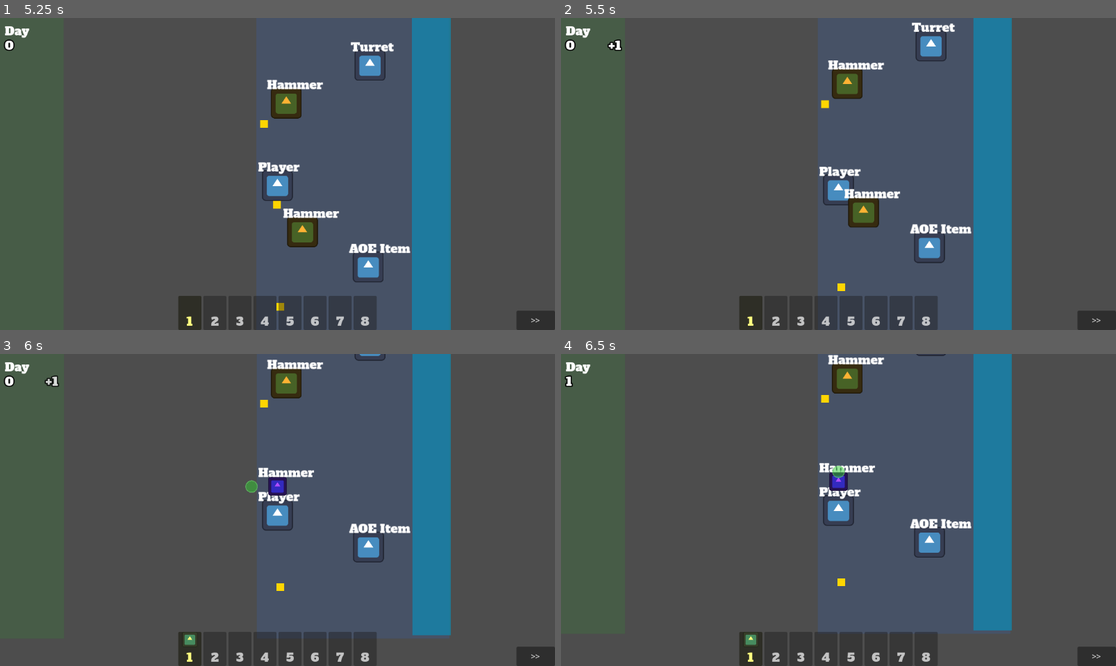
Above: before the commit, frames 1-4 (two rows, left to right).
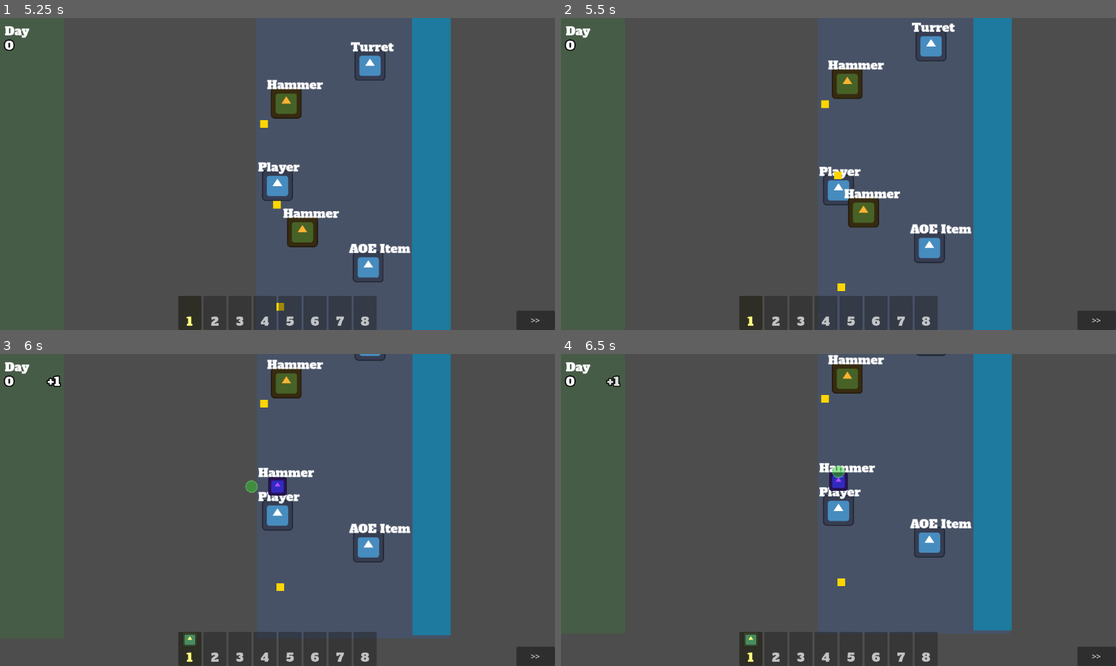
Above: after the commit, the same moments.

Repository: poga/dark-sea
Game: Godot game, scene res://scenes/game/main.tscn
The game is run twice, just before and just after one commit, with the same random seed, the same clock (stepped at 60 frames per second) and the same inputs. The project has no main scene, so this scene is started directly. The engine's default icon, where the game draws it, is replaced by a stand-in: a white triangle on a blue panel in a dark square.
Inputs (mouse positions are in pixels of both pictures, inside the frame that each line leads up to):
- Up to frame 1 (5.25 s): tap Enter at 0.5 s; move the mouse to (399, 158) at 0.52 s; press the mouse at (399, 158) at 0.53 s; hold D (move_right) 0.53-1.25 s; release the mouse at (399, 158) at 1.25 s; drag from (166, 189) to (33, 174) at 1.27 s; move the mouse to (333, 105) at 2.02 s; hold D (move_right) 2.03-2.75 s; hold Shift 2.03-2.75 s; click (333, 105) at 2.3 s; drag from (249, 236) to (294, 174) at 2.77 s; move the mouse to (444, 220) at 3.52 s; press the mouse at (444, 220) at 3.53 s; hold A (move_left) 3.53-4.25 s; tap Ctrl at 3.6 s; release the mouse at (444, 220) at 4.25 s; drag from (111, 127) to (333, 174) at 4.27 s; move the mouse to (305, 174) at 5.02 s; press the mouse at (305, 174) at 5.03 s; hold S (move_down) from 5.03 s (still down)
- Up to frame 2 (5.5 s): keep holding S (move_down)
- Up to frame 3 (6 s): release S (move_down) at 5.75 s; release the mouse at (305, 510) at 5.75 s; drag from (194, 432) to (277, 500) at 5.77 s
- Up to frame 4 (6.5 s): no input

Frame 1 is identical in both runs. In frame 2, 0.1% of the frame differs, in the area x 8-51%, y 6-52%; in frame 3, less than 0.1%; in frame 4, 0.1%, in the area x 0-11%, y 6-11%.

Commit message:
feat(gold): implement RISING state with hover-up animation
Wire _on_body_entered and _enter_idle to call _enter_rising instead of
_start_collecting. Gold now hovers upward with an ease-out quad tween,
pauses at the apex, then starts the magnet chase toward the player.

Co-Authored-By: Claude Opus 4.6 <noreply@anthropic.com>

Diff:
--- a/scenes/gold/gold.gd
+++ b/scenes/gold/gold.gd
@@ -46,7 +46,7 @@
 	# Check if player is already overlapping
 	for body in get_overlapping_bodies():
 		if body is CharacterBody2D:
-			_start_collecting(body)
+			_enter_rising(body)
 			return
 
 func _start_pulse() -> void:
@@ -56,7 +56,26 @@
 
 func _on_body_entered(body: Node2D) -> void:
 	if current_state == State.IDLE and body is CharacterBody2D:
-		_start_collecting(body)
+		_enter_rising(body)
+
+func _enter_rising(body: CharacterBody2D) -> void:
+	current_state = State.RISING
+	_target_body = body
+	if _pulse_tween:
+		_pulse_tween.kill()
+		_pulse_tween = null
+	modulate.a = 1.0
+	_rise_tween = create_tween()
+	_rise_tween.tween_property(self, "global_position:y", global_position.y - rise_height, rise_duration) \
+		.set_ease(Tween.EASE_OUT).set_trans(Tween.TRANS_QUAD)
+	_rise_tween.tween_interval(rise_pause)
+	_rise_tween.tween_callback(_on_rise_complete)
+
+func _on_rise_complete() -> void:
+	if not is_instance_valid(_target_body):
+		queue_free()
+		return
+	_start_collecting(_target_body)
 
 func _start_collecting(body: CharacterBody2D) -> void:
 	current_state = State.COLLECTING
